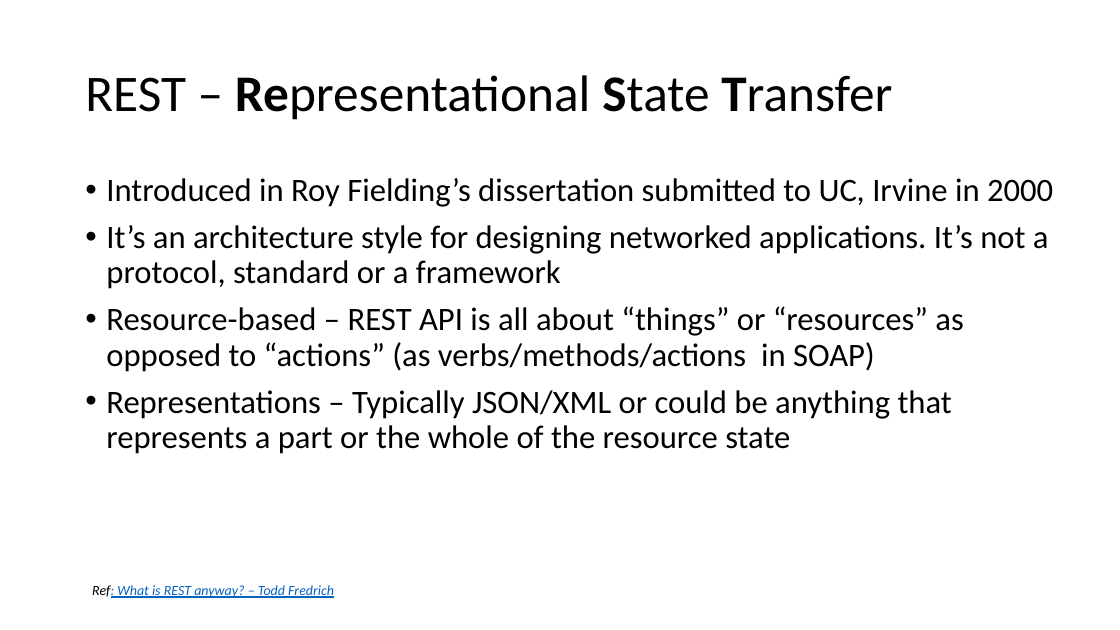
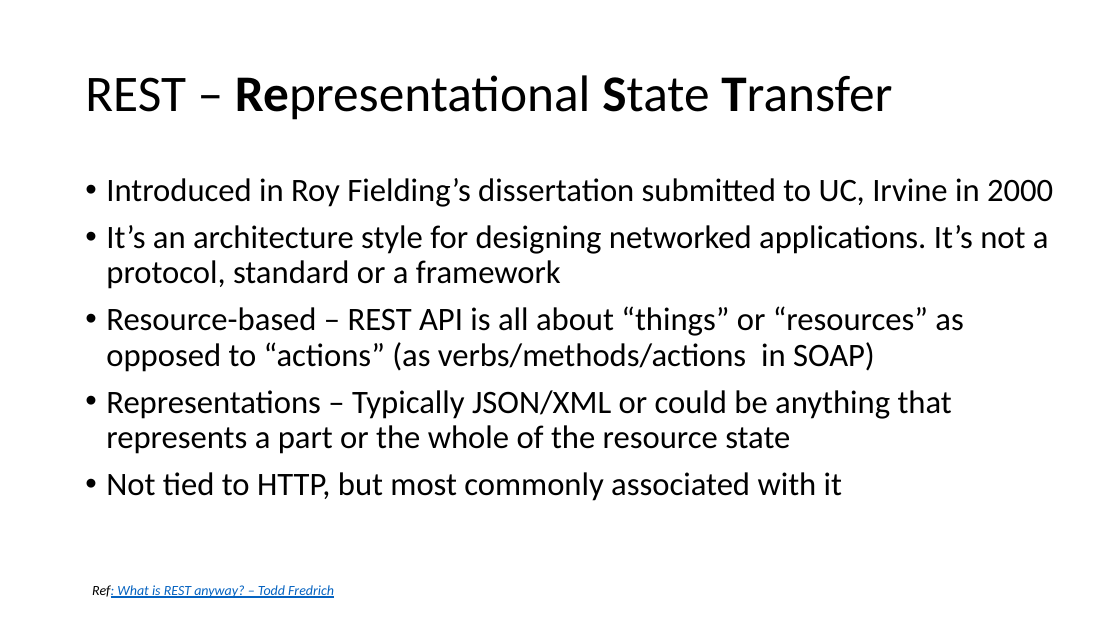
Before and after one commit to batchu/spring-boot-ujug, a slide deck: slide 3 of Spring Boot.pptx. Drawn at 1120x630 pixels with LibreOffice and Linux fonts; fonts in the diff are those of the drawing. Boxes give left, top, right and bottom in pixels: in the first picture for what was removed or moved away, otherwise in the second. Text is boxed around its words. In the diff, an @@ line names an element or a change of style, - is before the commit and + after.

Commit message:
Updated REST in PPT

```diff
--- a/Spring Boot.pptx
+++ b/Spring Boot.pptx
@@ text at <box>106,472,842,501</box>: paragraph added @@
+• Not tied to HTTP, but most commonly associated with it
```
Also in this commit, not shown: 4 other slides changed, 2 slides added.
